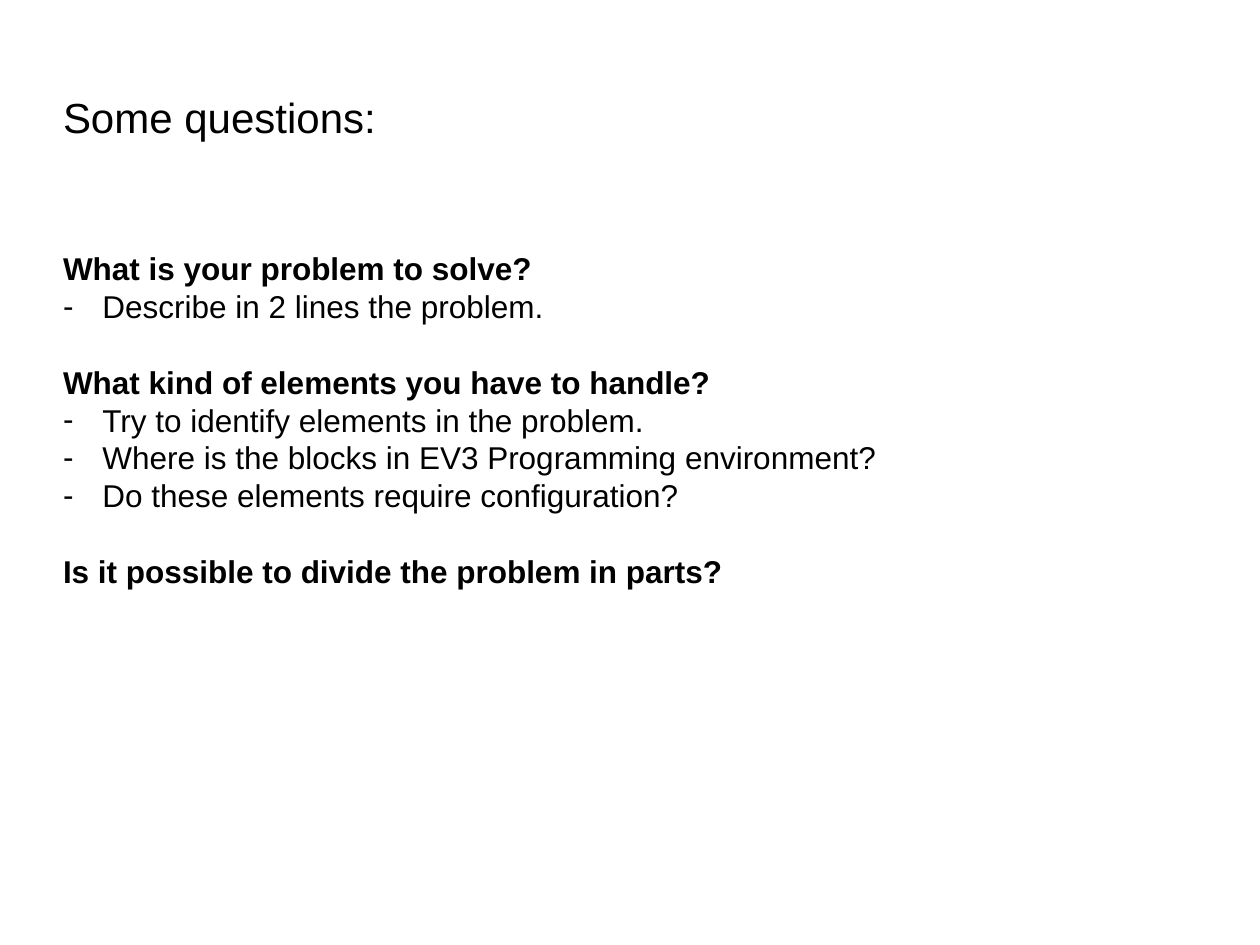
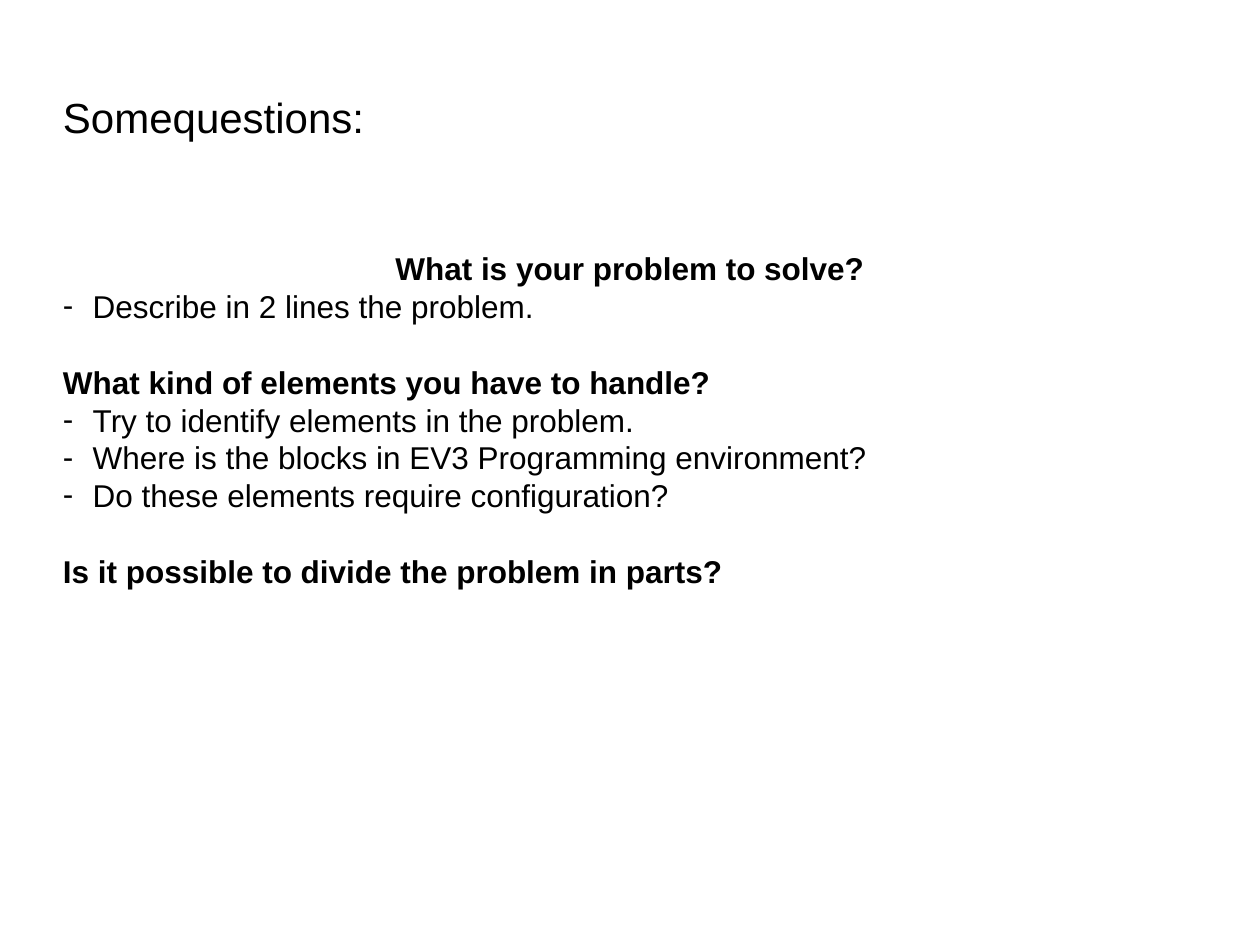
Before and after one commit to ilovenetruinos/ILN, a slide deck: slide 2 of 2016/ILN001MAD/2_FLL/docs/november/20151103_Exercises.pptx. Drawn at 1260x945 pixels with LibreOffice and Linux fonts; fonts in the diff are those of the drawing. Boxes give left, top, right and bottom in pixels: in the first picture for what was removed or moved away, otherwise in the second. Text is boxed around its words. In the diff, an @@ line names an element or a change of style, - is before the commit and + after.

```diff
--- a/2016/ILN001MAD/2_FLL/docs/november/20151103_Exercises.pptx
+++ b/2016/ILN001MAD/2_FLL/docs/november/20151103_Exercises.pptx
@@ text at <box>63,102,364,141</box>: spaces changed @@
-Some questions:
+Somequestions:
@@ text at <box>93,257,866,513</box>: alignment left to centre; indent changed @@
```
Also in this commit, not shown: 4 other slides changed, 1 other file.
